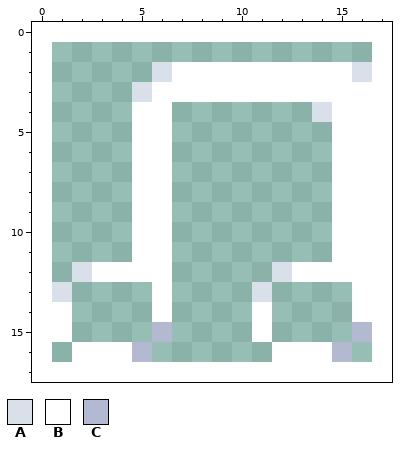
Two versions of one pixel-art file, textures/UI/music.aseprite. The first picture shows the starting point.
16x16 pixels, 1 frame. The old version is drawn lined up with the new one, on the new canvas.
Palette (. is transparent): A #dae0ea  B #ffffff  C #b3b9d1
Pixels before, first column x 1:
 2 .....ABBBBBBBBBA
 3 ....ABBBBBBBBBBB
 4 ....BB.......ABB
 5 ....BB........BB
 6 ....BB........BB
 7 ....BB........BB
 8 ....BB........BB
 9 ....BB........BB
10 ....BB........BB
11 ....BB........BB
12 .ABBBB.....ABBBB
13 A....B....A....B
14 B....B....B....B
15 B....C....B....C
16 .BBBC......BBBC.
Now the later version:
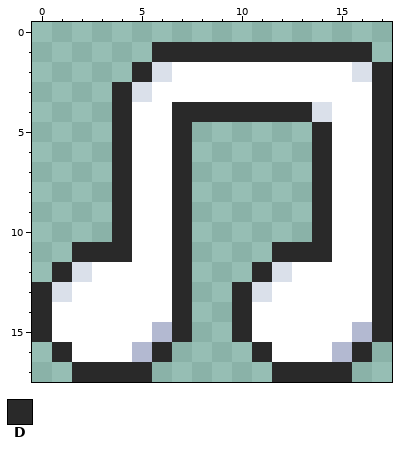
Colours new in this view: D #292929
From old to new:
canvas 16x16 -> 18x18, the old top-left corner now at 1,1
Changed rows in their new state; - is an unchanged pixel.
first column x 0:
 1 ------DDDDDDDDDDD-
 2 -----D-----------D
 3 ----D------------D
 4 ----D--DDDDDDD---D
 5 ----D--D------D--D
 6 ----D--D------D--D
 7 ----D--D------D--D
 8 ----D--D------D--D
 9 ----D--D------D--D
10 ----D--D------D--D
11 --DDD--D----DDD--D
12 -D-----D---D-----D
13 D-BBBB-D--D-BBBB-D
14 D-BBBB-D--D-BBBB-D
15 D-BBBB-D--D-BBBB-D
16 -D----D----D----D-
17 --DDDD------DDDD--
Boxes around the changes in both pictures, in picture pixels (x1, y1, x2, y2):
added: (32, 42, 392, 382)
